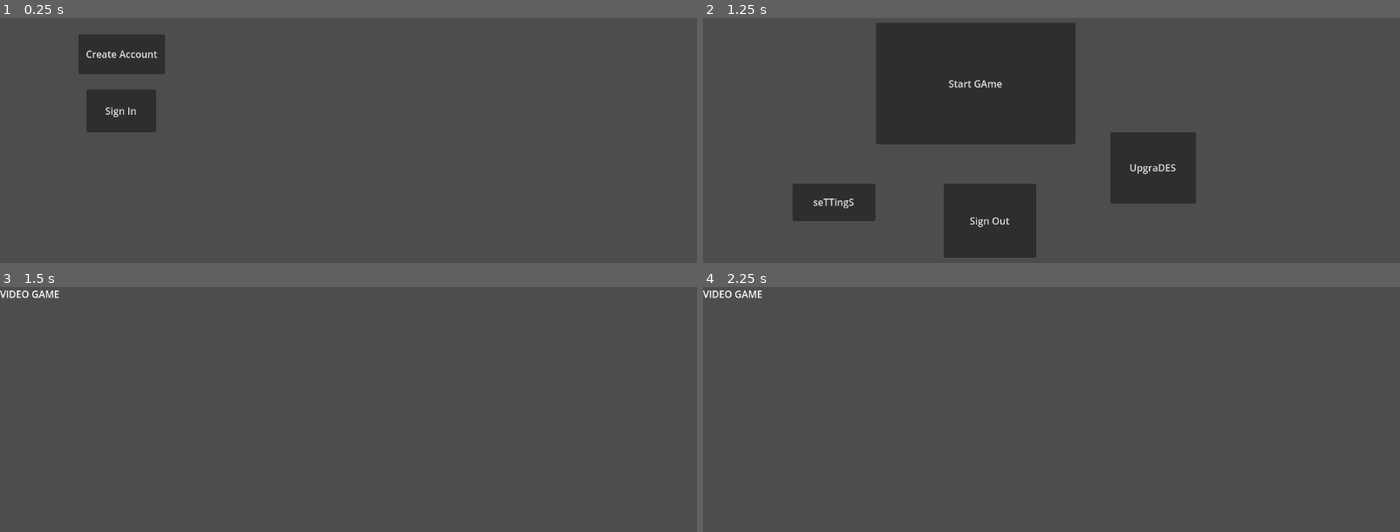
Above: before the commit, frames 1-4 (two rows, left to right).
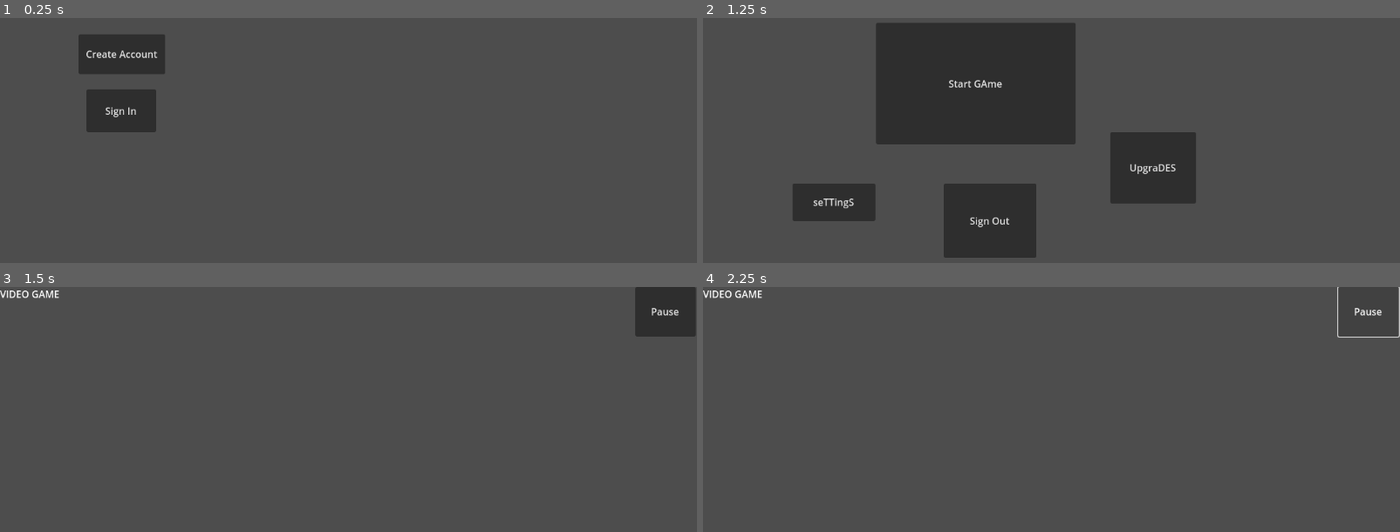
Above: after the commit, the same moments.

Repository: BransonClendenen/3390Project3
Game: Godot game, scene res://Scenes/Login.tscn
The game is run twice, just before and just after one commit, with the same random seed, the same clock (stepped at 60 frames per second) and the same inputs.
Inputs (mouse positions are in pixels of both pictures, inside the frame that each line leads up to):
- Up to frame 1 (0.25 s): no input
- Up to frame 2 (1.25 s): click "Create Account" at 0.5 s
- Up to frame 3 (1.5 s): click "Start GAme" at 1.25 s
- Up to frame 4 (2.25 s): click (1365, 311) at 2 s, where only the run after the commit has a clickable "Pause"

Frames 1-2 are identical in both runs. In frame 3, 1.7% of the frame differs, in the area x 91-100%, y 0-21%; in frame 4, 0.2%.

Commit message:
Pause Button (no functionality)

Diff:
--- a/3390project3/Scenes/Game.tscn
+++ b/3390project3/Scenes/Game.tscn
@@ -7,3 +7,16 @@
 offset_bottom = 23.0
 text = "VIDEO GAME
 "
+
+[node name="Button Manager" type="Control" parent="."]
+layout_mode = 3
+anchors_preset = 0
+offset_right = 40.0
+offset_bottom = 40.0
+
+[node name="Pause" type="Button" parent="Button Manager"]
+layout_mode = 0
+offset_left = 1050.0
+offset_right = 1150.0
+offset_bottom = 82.0
+text = "Pause"
